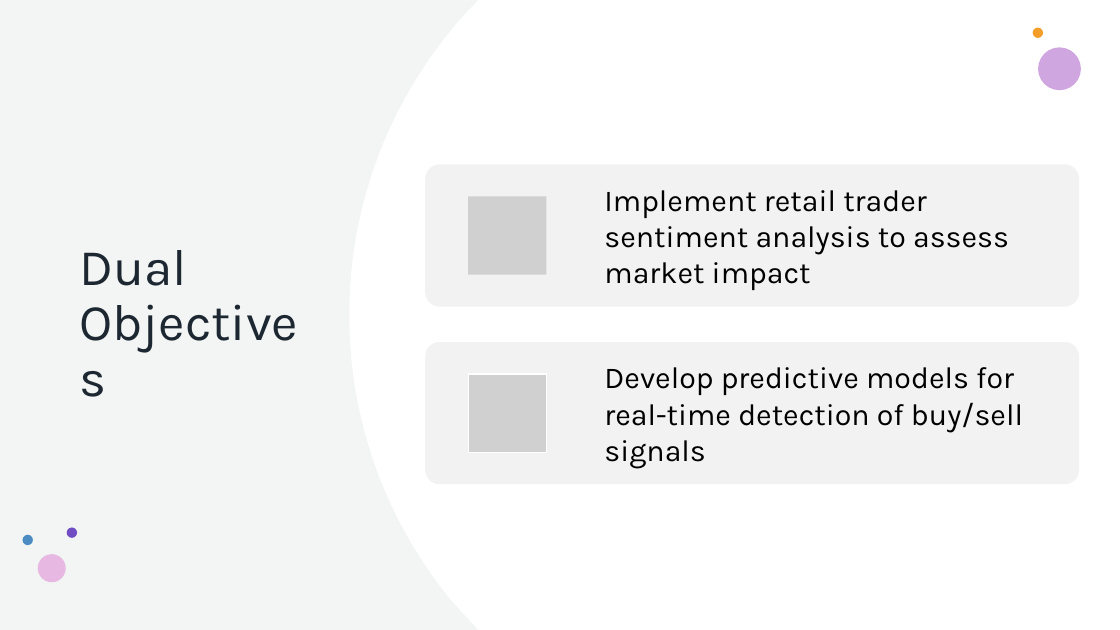
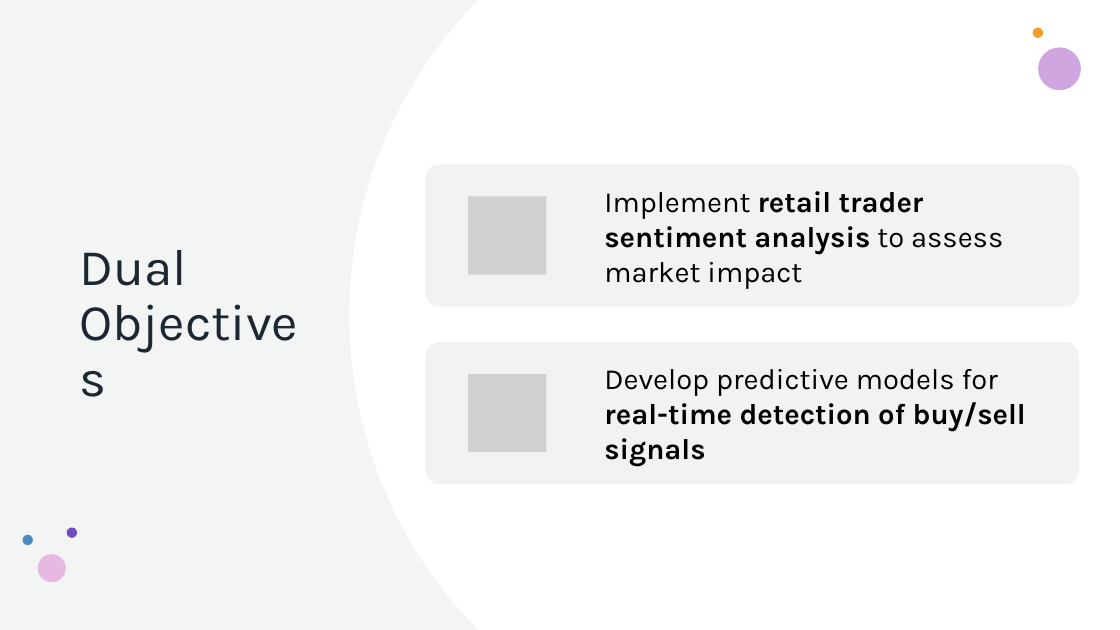
Before and after one commit to howie-zeng/Analyzing-Retail-Sentiment-and-Detecting-Trading-Signals, a slide deck: slide 2 of Presentation.pptx. Drawn at 1120x630 pixels with LibreOffice and Linux fonts; fonts in the diff are those of the drawing; grey boxes stand for pictures. Boxes give left, top, right and bottom in pixels: in the first picture for what was removed or moved away, otherwise in the second. Text is boxed around its words. In the diff, an @@ line names an element or a change of style, - is before the commit and + after.

```diff
--- a/Presentation.pptx
+++ b/Presentation.pptx
@@ text "Implement retail trader sentiment analysis ..." at box(604, 191, 1003, 289): size 26 to 25 pt; bold on in "retail trader sentiment analysis" @@
@@ text "Develop predictive models for real-time ..." at box(604, 369, 1026, 467): size 26 to 25 pt; bold on in "real-time detection of buy/sell signals" @@
```
Also in this commit, not shown: 8 other slides changed, 1 slide removed.
